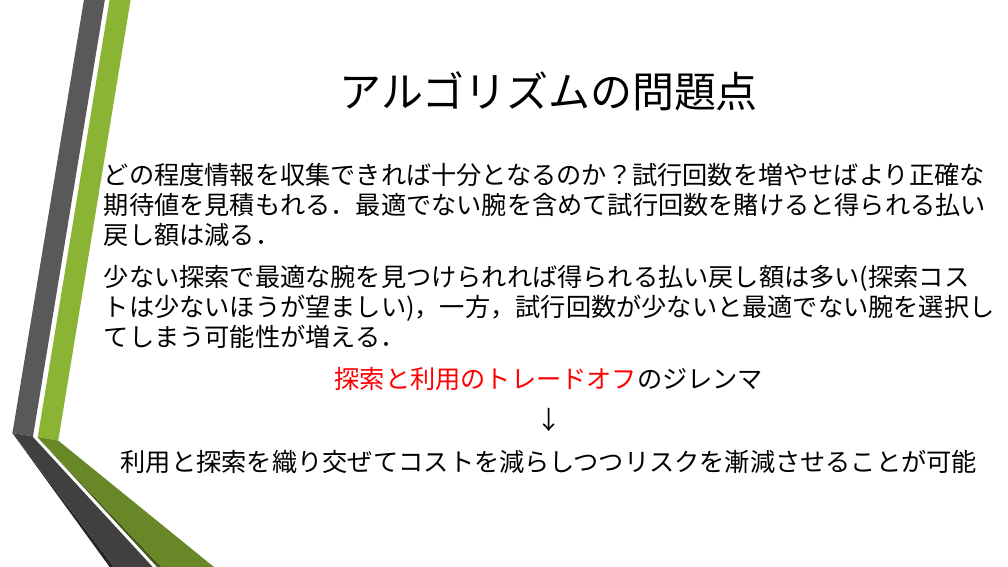
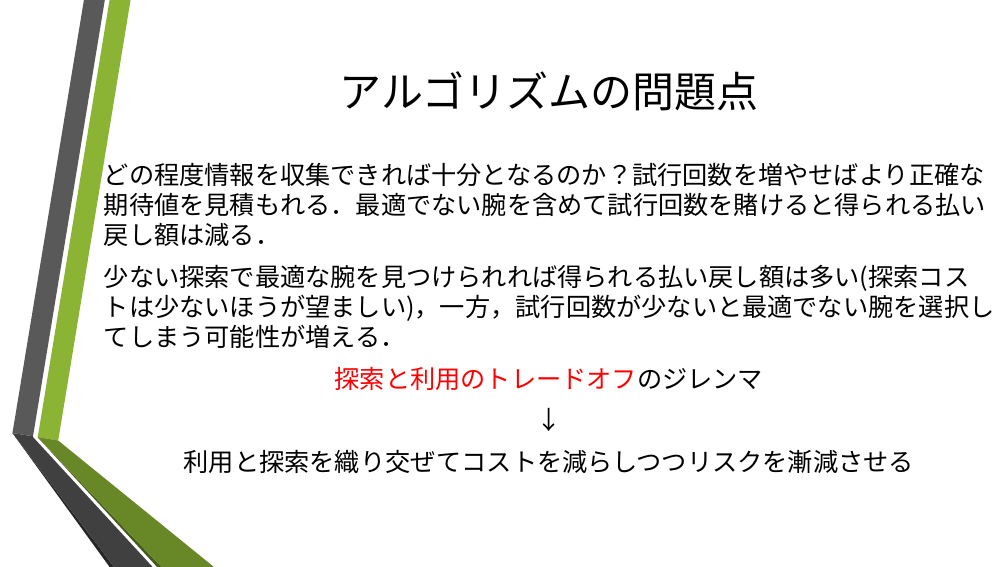
Before and after one commit to makototakamatsu/rainforcement_learning, a slide deck: slide 16 of 強化学習入門2.pptx (slide 11 before the commit). Drawn at 1008x567 pixels with LibreOffice and Linux fonts; fonts in the diff are those of the drawing; background and template pictures are left out. Boxes give left, top, right and bottom in pixels: in the first picture for what was removed or moved away, otherwise in the second. Text is boxed around its words. In the diff, an @@ line names an element or a change of style, - is before the commit and + after.

```diff
--- a/強化学習入門2.pptx
+++ b/強化学習入門2.pptx
@@ text at bbox=[184, 449, 914, 473]: text changed @@
-利用と探索を織り交ぜてコストを減らしつつリスクを漸減させることが可能
+利用と探索を織り交ぜてコストを減らしつつリスクを漸減させる
```
Also in this commit, not shown: 5 other slides changed, 7 slides added, 2 slides removed.
